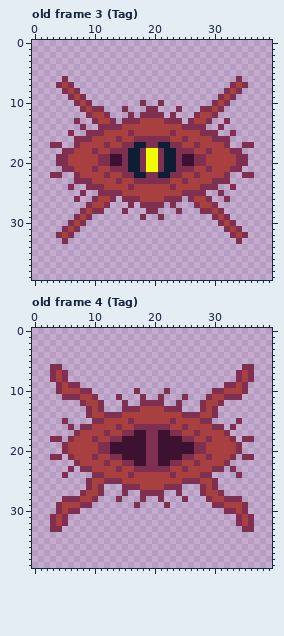
Pixel-art file: Entities/Enemies/Eye/Eye.ase. That is the earlier state.
40x40 pixels, 4 frames. Shown: old frame 3 (Tag), old frame 4 (Tag).
After the commit:
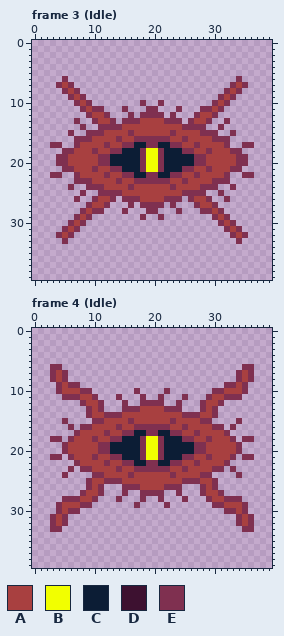
Palette (. is transparent): A #a84040  B #f2ff00  C #0c1d35  D #3d1130  E #7f3050
A new or re-ordered frame is compared with the old frame closest to it.
Changes in this commit:
frames 4 -> 8
Frame 3 (Idle) is new; against old frame 3 (Tag):
y 18: x 15 E -> C; x 24 E -> C
y 19..20: x 13..15 DDE -> CCC; x 24..26 EDD -> CCC
y 21: x 15 E -> C; x 24 E -> C
Frame 4 (Idle) is new; against old frame 4 (Tag):
y 17: x 17..18 DD -> CC; x 21..22 DD -> CC
y 18: x 15..24 DDDDEEDDDD -> CCCEBBECCC
y 19..20: x 13..26 DDDDDDEEDDDDDD -> CCCCCEBBECCCCC
y 21: x 15..24 DDDDEEDDDD -> CCCEBBECCC
y 22: x 17..18 DD -> CC; x 21..22 DD -> CC
Changed places in both pictures, as pixel boxes (x1, y1, x2, y2):
changed: (110, 148, 128, 172)
changed: (176, 148, 194, 172)
changed: (110, 430, 194, 466)
